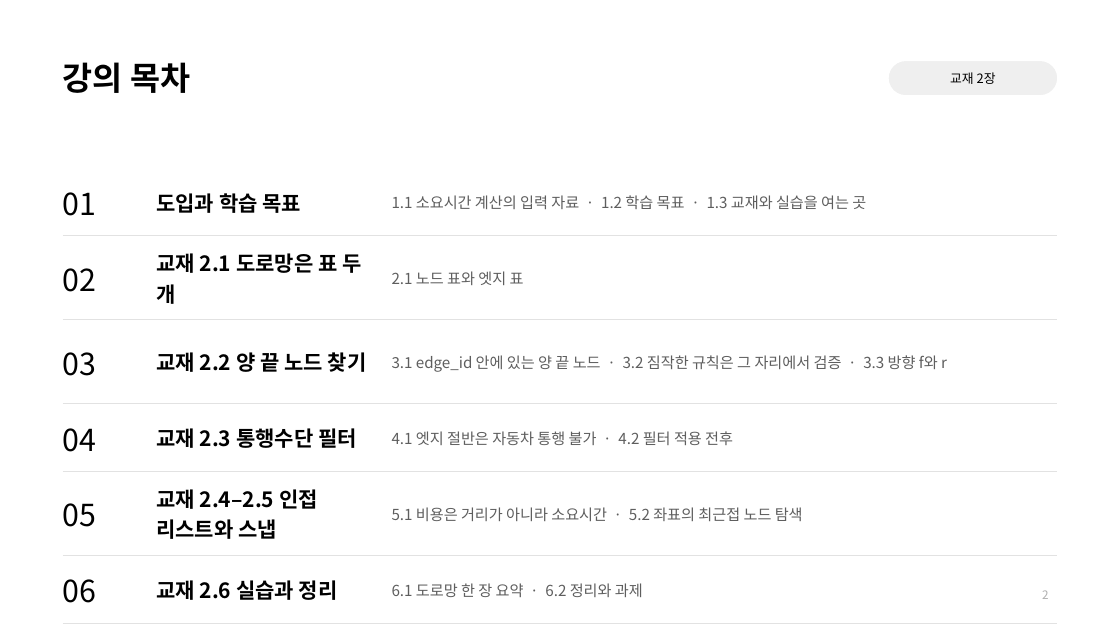
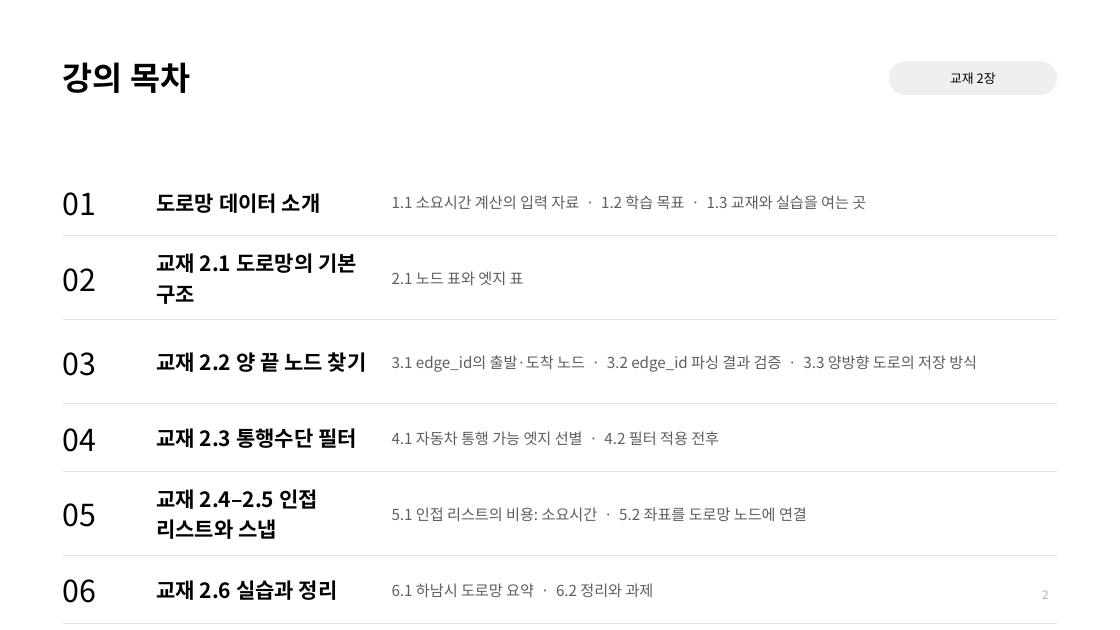
Before and after one commit to jihoyeo/smart-transport-logistics, a slide deck: slide 2 of slides/week02/ch02_road_network.pptx. Drawn at 1120x630 pixels with LibreOffice and Linux fonts; fonts in the diff are those of the drawing. Boxes give left, top, right and bottom in pixels: in the first picture for what was removed or moved away, otherwise in the second. Text is boxed around its words. In the diff, an @@ line names an element or a change of style, - is before the commit and + after.

```diff
--- a/slides/week02/ch02_road_network.pptx
+++ b/slides/week02/ch02_road_network.pptx
@@ table at <box>63,168,1057,607</box> @@
-row 1, column 2: 도입과 학습 목표
+row 1, column 2: 도로망 데이터 소개
-row 2, column 2: 교재 2.1 도로망은 표 두 개
+row 2, column 2: 교재 2.1 도로망의 기본 구조
-row 3, column 3: 3.1 edge_id 안에 있는 양 끝 노드 · 3.2 짐작한 규칙은 그 자리에서 검증 · 3.3 방향 f와 r
+row 3, column 3: 3.1 edge_id의 출발·도착 노드 · 3.2 edge_id 파싱 결과 검증 · 3.3 양방향 도로의 저장 방식
-row 4, column 3: 4.1 엣지 절반은 자동차 통행 불가 · 4.2 필터 적용 전후
+row 4, column 3: 4.1 자동차 통행 가능 엣지 선별 · 4.2 필터 적용 전후
-row 5, column 3: 5.1 비용은 거리가 아니라 소요시간 · 5.2 좌표의 최근접 노드 탐색
+row 5, column 3: 5.1 인접 리스트의 비용: 소요시간 · 5.2 좌표를 도로망 노드에 연결
-row 6, column 3: 6.1 도로망 한 장 요약 · 6.2 정리와 과제
+row 6, column 3: 6.1 하남시 도로망 요약 · 6.2 정리와 과제
```
Also in this commit, not shown: 19 other slides changed, 9 other files.
